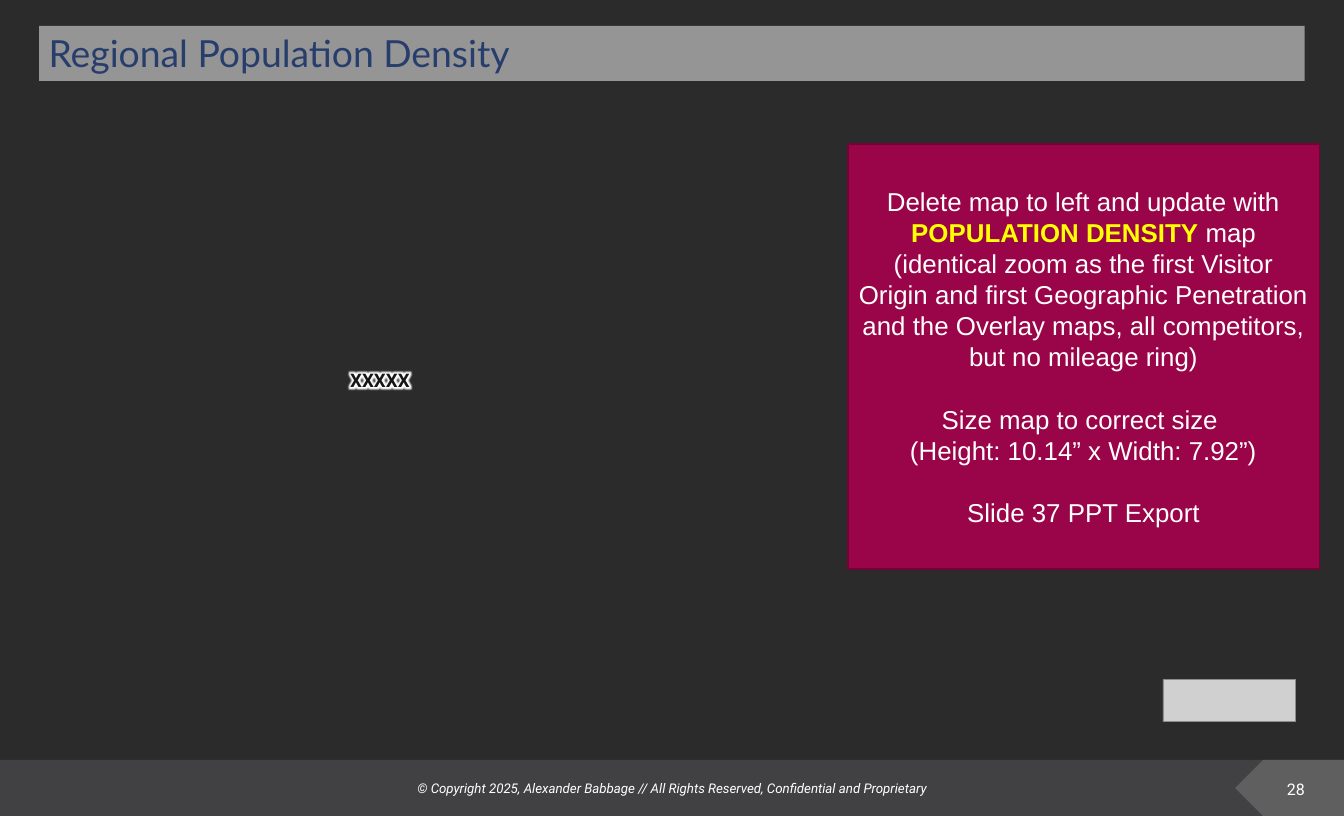
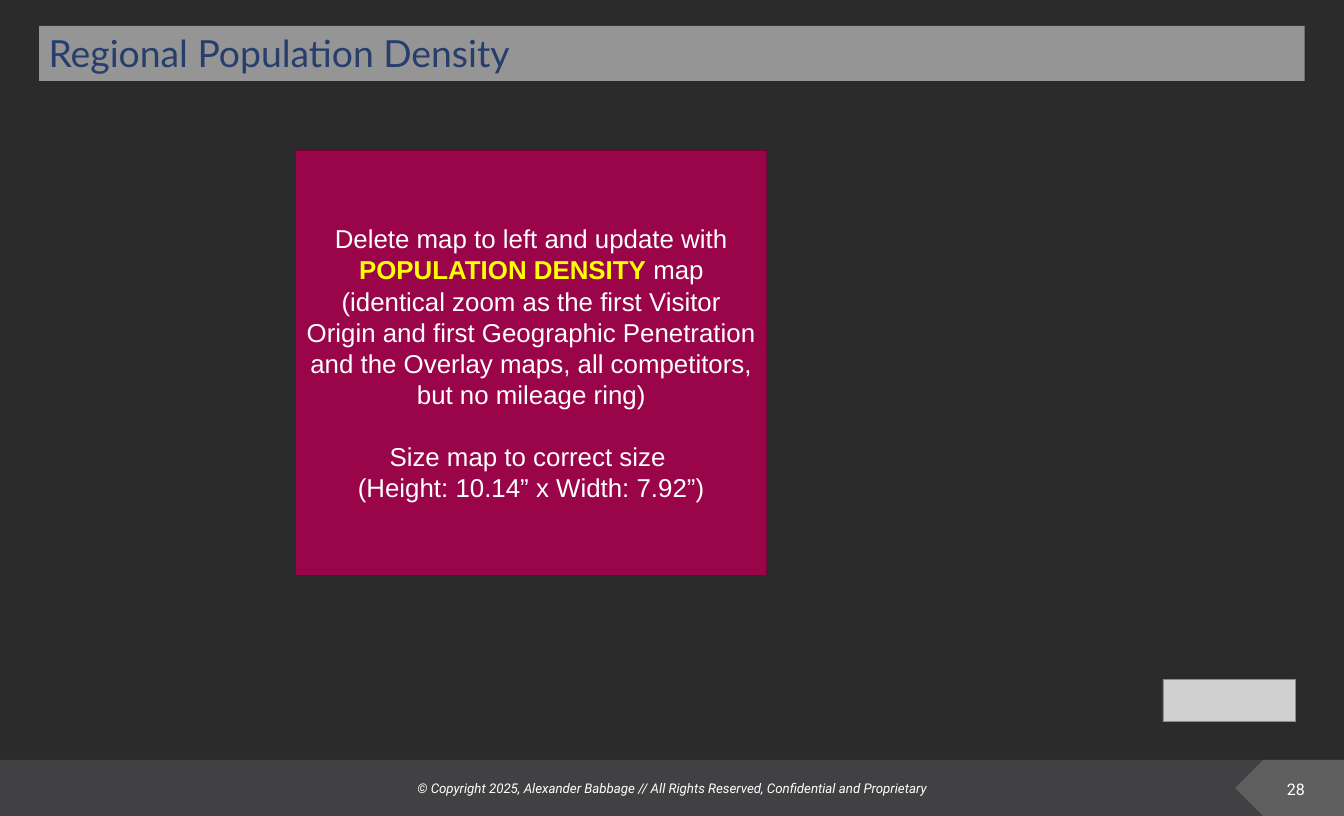
Before and after one commit to deeemdeeem/tt-report-automation, a slide deck: slide 28 of TT_report.pptx. Drawn at 1344x816 pixels with LibreOffice and Linux fonts; fonts in the diff are those of the drawing; grey boxes stand for pictures; background and template pictures are left out; a plain dark background stands for a picture behind light text. Boxes give left, top, right and bottom in pixels: in the first picture for what was removed or moved away, otherwise in the second. Text is boxed around its words. In the diff, an @@ line names an element or a change of style, - is before the commit and + after.

```diff
--- a/TT_report.pptx
+++ b/TT_report.pptx
@@ rectangle "Delete map to left and ...": place and size @@
-rectangle "Delete map to left and ..." at <box>848,144,1319,569</box>
+rectangle "Delete map to left and ..." at <box>296,151,767,576</box>
@@ text removed at <box>1019,200,1344,641</box> @@
-› …
@@ text removed at <box>350,370,409,393</box> @@
-XXXXX
@@ text in rectangle at <box>967,503,1200,528</box>: paragraph removed @@
-Slide 37 PPT Export
```
Also in this commit, not shown: 3 other slides changed, 4 other files.
